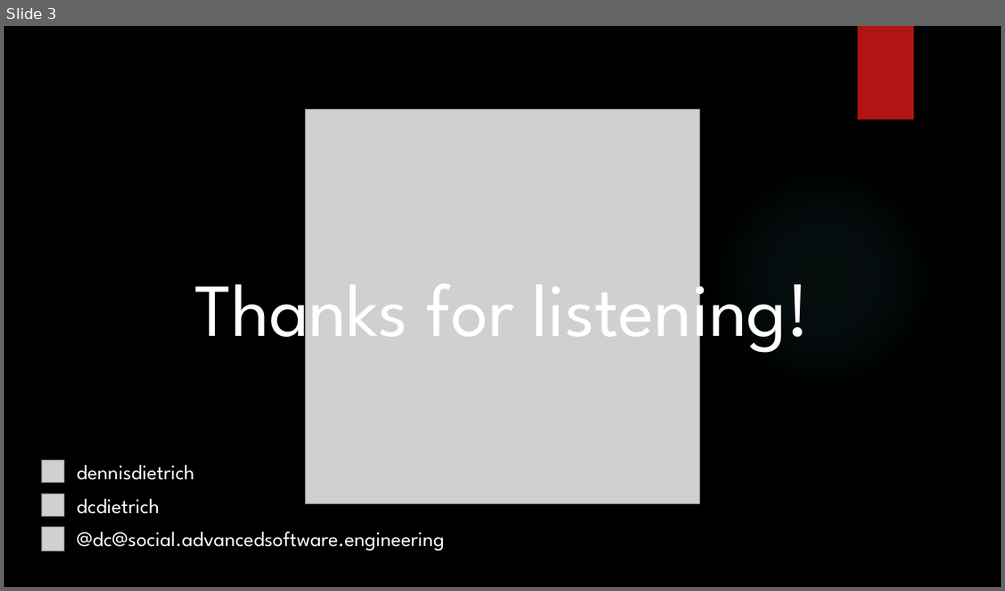
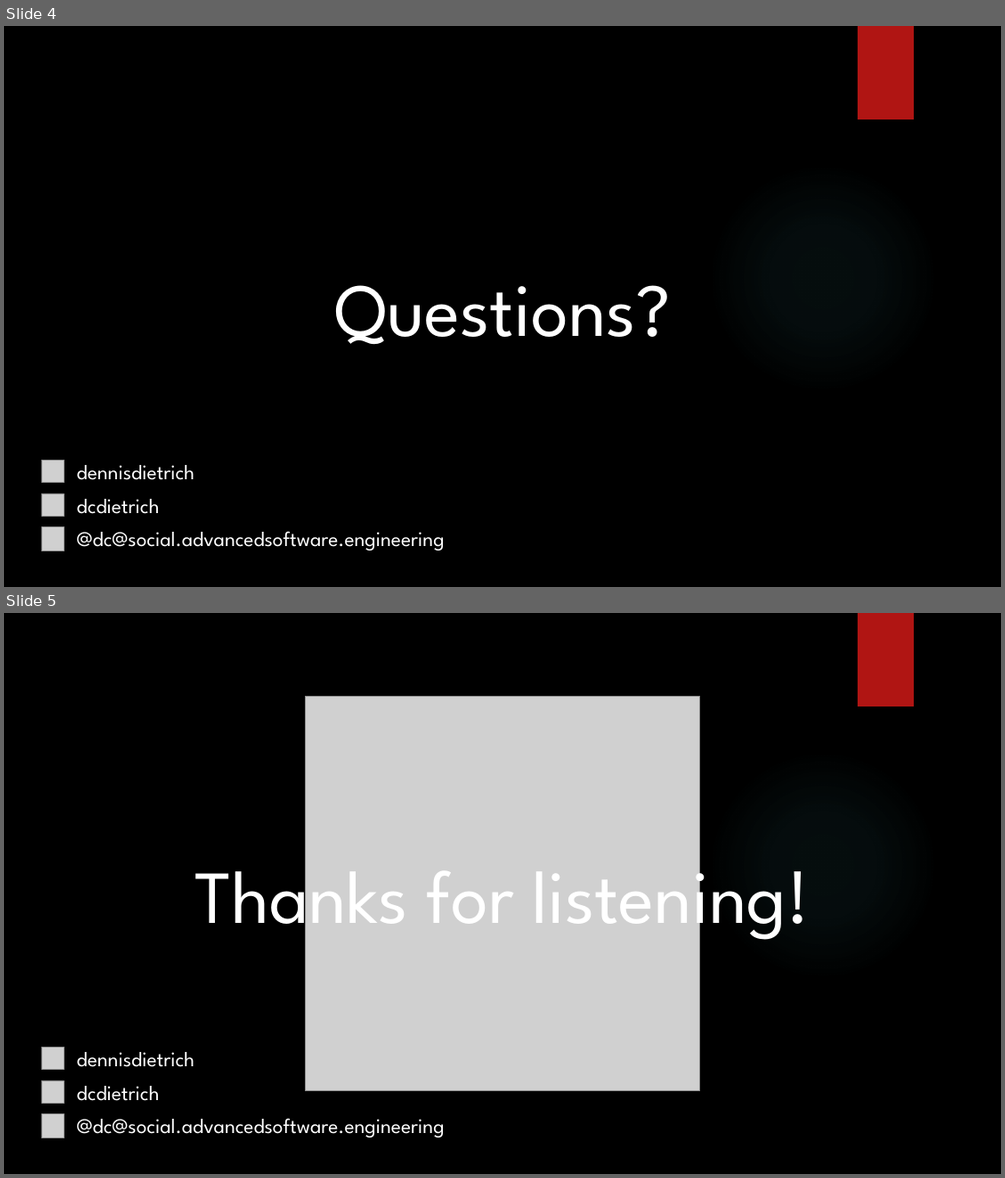
Before and after one commit to dennisdietrich/KeepingUp, a slide deck: doc/Keeping up with Rachel Appel and the Commodore.pptx. Shown one above the other, each under a label of ours: slide 3 before the commit, slides 4 and 5 after it. The pictures are 1005x591 and 1005x1178 pixels, drawn with LibreOffice and Linux fonts; fonts in the diff are those of the drawing; grey boxes stand for pictures; background and template pictures are left out. Boxes give left, top, right and bottom in pixels: in the first picture for what was removed or moved away, otherwise in the second. Text is boxed around its words. In the diff, an @@ line names an element or a change of style, - is before the commit and + after.

```diff
--- a/doc/Keeping up with Rachel Appel and the Commodore.pptx
+++ b/doc/Keeping up with Rachel Appel and the Commodore.pptx
@@ slide 4 added at (4, 26, 1001, 587), background picture (left out); not listed: 2 template elements that a slide beside it also shows @@
@@ title added at (334, 285, 671, 345), 72 pt, text #FFFFFF @@
+Questions?
@@ picture added at (41, 459, 64, 483) @@
@@ text added at (77, 465, 194, 480), 20 pt, text #FFFFFF @@
+dennisdietrich
@@ picture added at (41, 493, 64, 516) @@
@@ text added at (77, 499, 160, 514), 20 pt, text #FFFFFF @@
+dcdietrich
@@ picture added at (41, 527, 64, 551) @@
@@ text added at (77, 531, 445, 550), 20 pt, text #FFFFFF @@
+@dc@social.advancedsoftware.engineering
@@ what was slide 3 is now slide 5 @@
```
Also in this commit, not shown: 1 slide changed, 1 other slide added.
